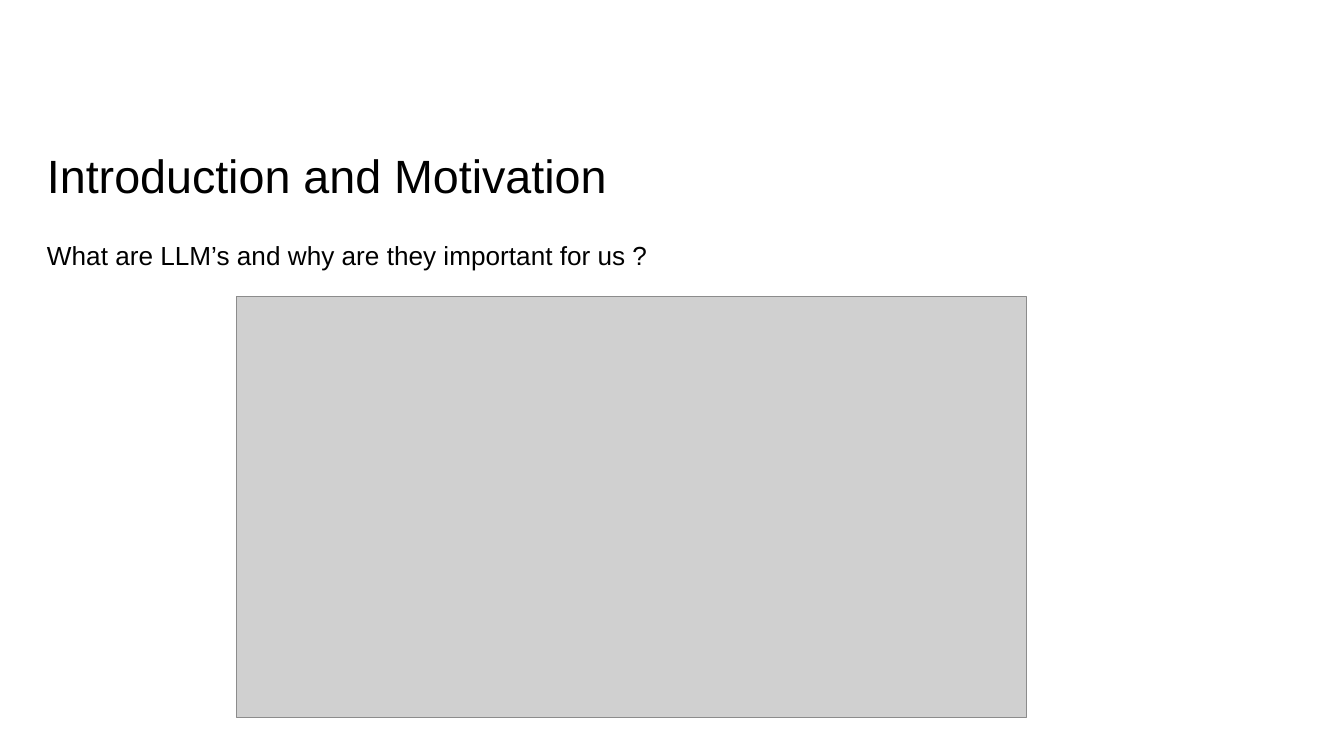
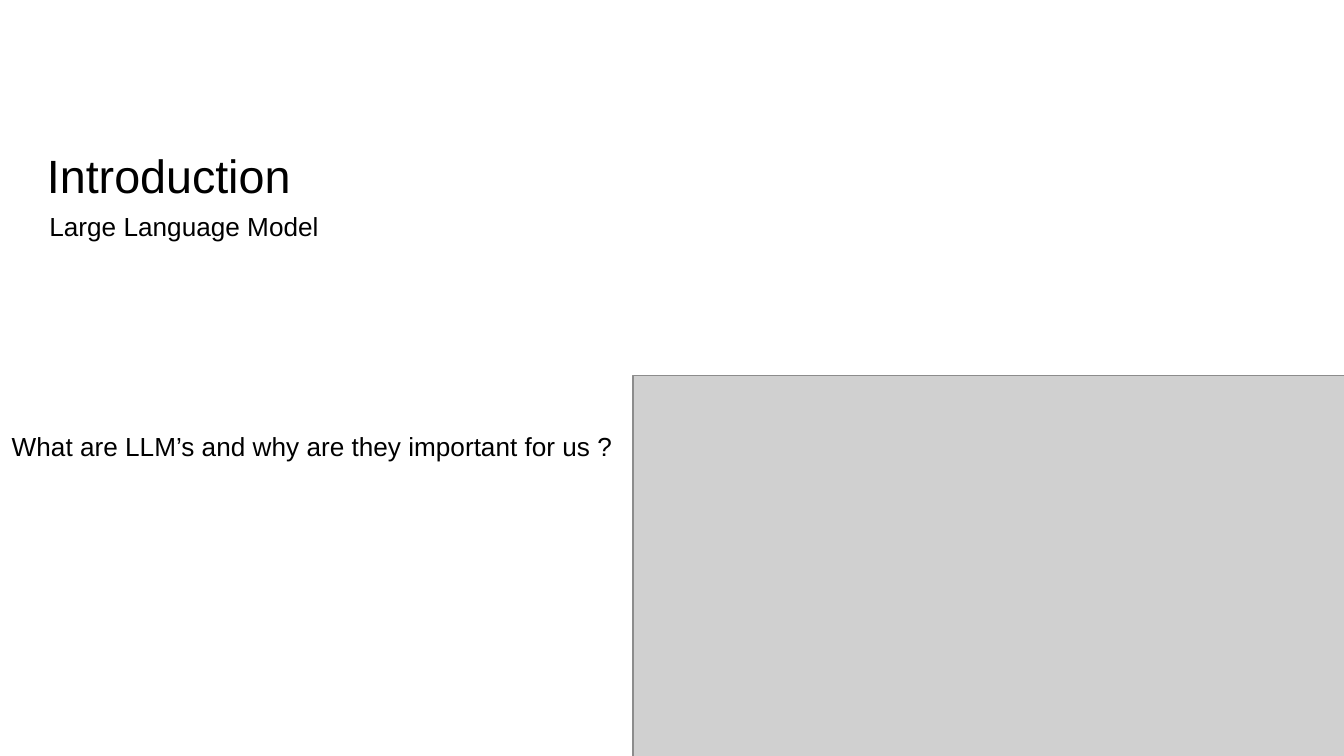
Before and after one commit to abraxas-dev/Knowledge-Graph-Creation-from-Text-with-LLMs, a slide deck: slide 6 of Mini-Project Presentation/mini-presentation.pptx (slide 4 before the commit). Drawn at 1344x756 pixels with LibreOffice and Linux fonts; fonts in the diff are those of the drawing; grey boxes stand for pictures; background and template pictures are left out. Boxes give left, top, right and bottom in pixels: in the first picture for what was removed or moved away, otherwise in the second. Text is boxed around its words. In the diff, an @@ line names an element or a change of style, - is before the commit and + after.

```diff
--- a/Mini-Project Presentation/mini-presentation.pptx
+++ b/Mini-Project Presentation/mini-presentation.pptx
@@ title at (47,159,291,194): text changed @@
-Introduction and Motivation
+Introduction
@@ text added at (49,217,318,242), 14 pt, text #000000 @@
+Large Language Model
@@ picture: place and size @@
-picture at (237,297,1027,718)
+picture at (633,375,1344,756)
@@ text "What are LLM’s and why ...": place and size @@
-text "What are LLM’s and why ..." at (47,246,626,271)
+text "What are LLM’s and why ..." at (12,437,590,462)
```
Also in this commit, not shown: 8 other slides changed, 1 slide added, 3 slides removed.
